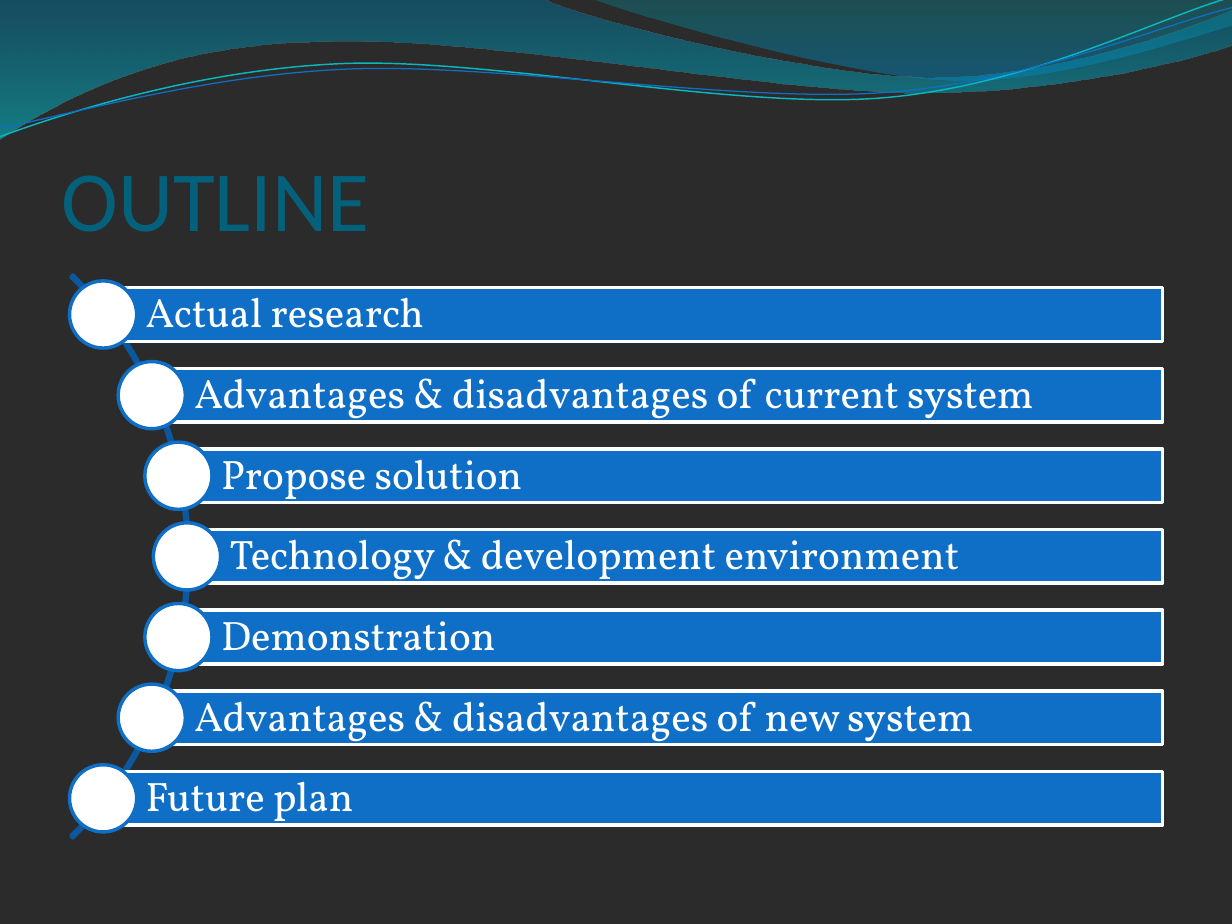
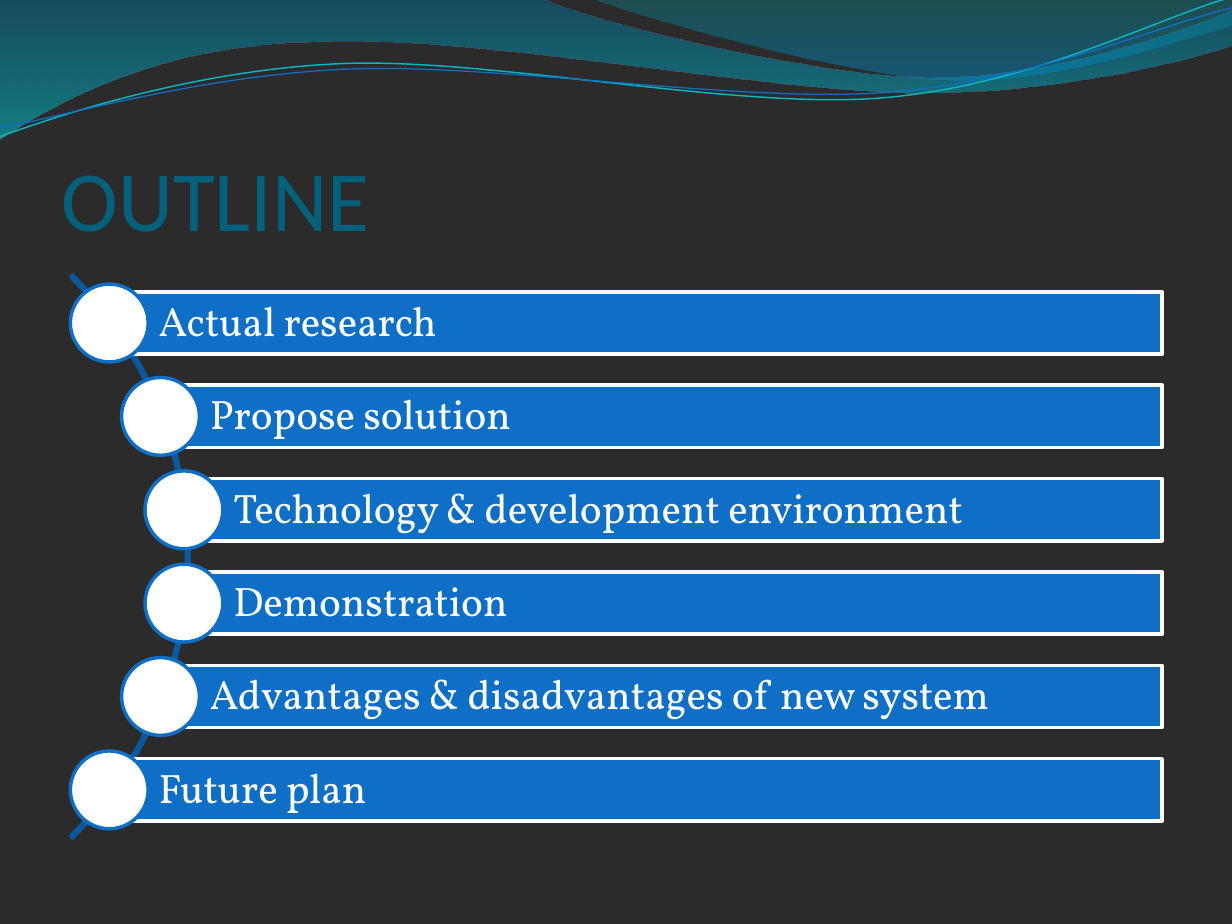
Before and after one commit to lighting92/football-pitches-booking, a slide deck: slide 3 of Material/Football Pitches Booking System.pptx. Drawn at 1232x924 pixels with LibreOffice and Linux fonts; fonts in the diff are those of the drawing; background and template pictures are left out; a plain dark background stands for a picture behind light text. Boxes give left, top, right and bottom in pixels: in the first picture for what was removed or moved away, otherwise in the second. Text is boxed around its words. In the diff, an @@ line names an element or a change of style, - is before the commit and + after.

```diff
--- a/Material/Football Pitches Booking System.pptx
+++ b/Material/Football Pitches Booking System.pptx
@@ ellipse: place and size @@
-ellipse at [69, 281, 137, 349]
+ellipse at [70, 285, 148, 362]
@@ text "Actual research" rewrapped from [146, 288, 424, 346] to [159, 306, 437, 355] @@
@@ rectangle: place and size @@
-rectangle at [103, 287, 1163, 341]
+rectangle at [110, 292, 1163, 355]
@@ ellipse: place and size @@
-ellipse at [118, 361, 186, 429]
+ellipse at [122, 377, 200, 455]
@@ text "Propose solution" rewrapped from [221, 449, 523, 507] to [210, 399, 511, 448] @@
@@ rectangle: place and size @@
-rectangle at [152, 368, 1162, 423]
+rectangle at [160, 386, 1162, 448]
@@ text removed at [194, 369, 1033, 427] @@
-Advantages & disadvantages of current system
@@ ellipse: place and size @@
-ellipse at [145, 442, 213, 510]
+ellipse at [145, 471, 223, 548]
@@ text "Technology & development environment" rewrapped from [230, 530, 960, 588] to [233, 493, 963, 541] @@
@@ rectangle: place and size @@
-rectangle at [179, 448, 1163, 503]
+rectangle at [184, 479, 1162, 542]
@@ ellipse removed at [153, 522, 221, 590] @@
@@ rectangle removed at [187, 530, 1163, 584] @@
@@ ellipse: place and size @@
-ellipse at [145, 604, 213, 671]
+ellipse at [145, 564, 223, 642]
@@ text "Demonstration" rewrapped from [221, 611, 495, 669] to [233, 587, 507, 635] @@
@@ rectangle: place and size @@
-rectangle at [179, 610, 1163, 664]
+rectangle at [184, 572, 1162, 634]
@@ ellipse: place and size @@
-ellipse at [118, 684, 186, 752]
+ellipse at [122, 658, 200, 736]
@@ text "Advantages & disadvantages of new ..." rewrapped from [194, 691, 973, 749] to [210, 679, 988, 728] @@
@@ rectangle: place and size @@
-rectangle at [152, 691, 1162, 745]
+rectangle at [160, 665, 1162, 728]
@@ ellipse: place and size @@
-ellipse at [69, 765, 137, 833]
+ellipse at [70, 752, 148, 829]
@@ text "Future plan" rewrapped from [146, 772, 353, 830] to [159, 773, 366, 821] @@
@@ rectangle: place and size @@
-rectangle at [103, 771, 1163, 825]
+rectangle at [110, 759, 1163, 822]
```
Also in this commit, not shown: 2 slides removed.
